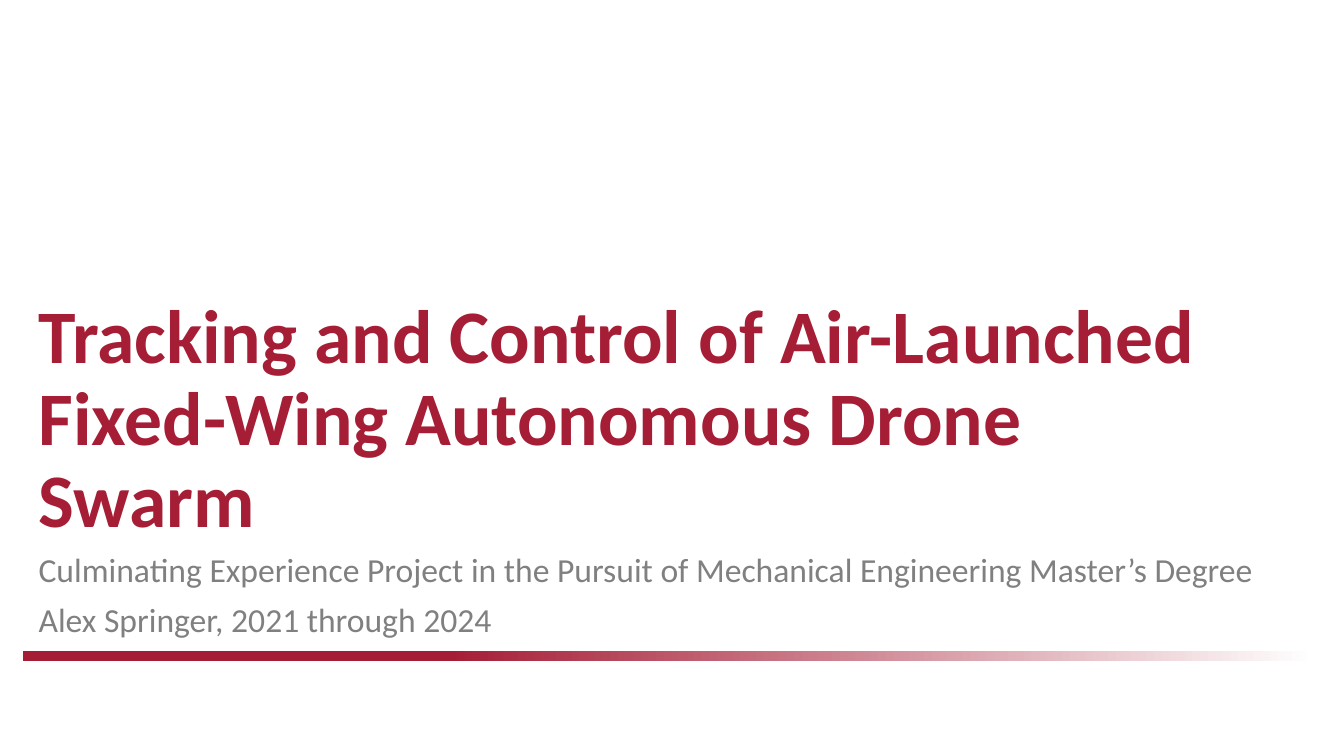
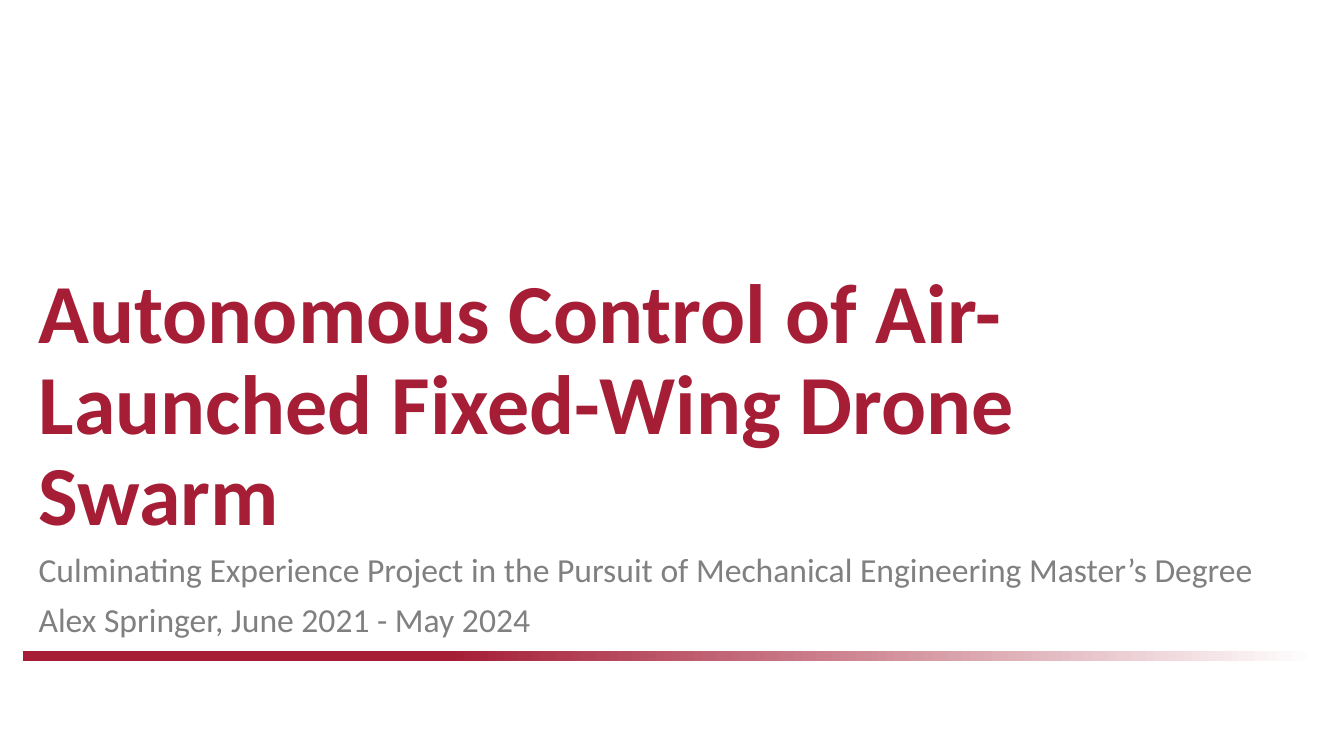
Before and after one commit to drjdlarson/angst, a slide deck: slide 1 of saved_simulations/CE/Springer_Culminating_Experience_Project.pptx. Drawn at 1344x756 pixels with LibreOffice and Linux fonts; fonts in the diff are those of the drawing; background and template pictures are left out. Boxes give left, top, right and bottom in pixels: in the first picture for what was removed or moved away, otherwise in the second. Text is boxed around its words. In the diff, an @@ line names an element or a change of style, - is before the commit and + after.

```diff
--- a/saved_simulations/CE/Springer_Culminating_Experience_Project.pptx
+++ b/saved_simulations/CE/Springer_Culminating_Experience_Project.pptx
@@ title at (39,284,1014,526): text changed; size 54 to 60 pt @@
-Tracking and Control of Air-Launched Fixed-Wing Autonomous Drone Swarm
+Autonomous Control of Air-Launched Fixed-Wing Drone Swarm
@@ subtitle at (39,608,530,638): text changed @@
-Alex Springer, 2021 through 2024
+Alex Springer, June 2021 - May 2024
```
Also in this commit, not shown: 12 other slides changed, 4 slides added, 1 slide removed, 25 other files.
